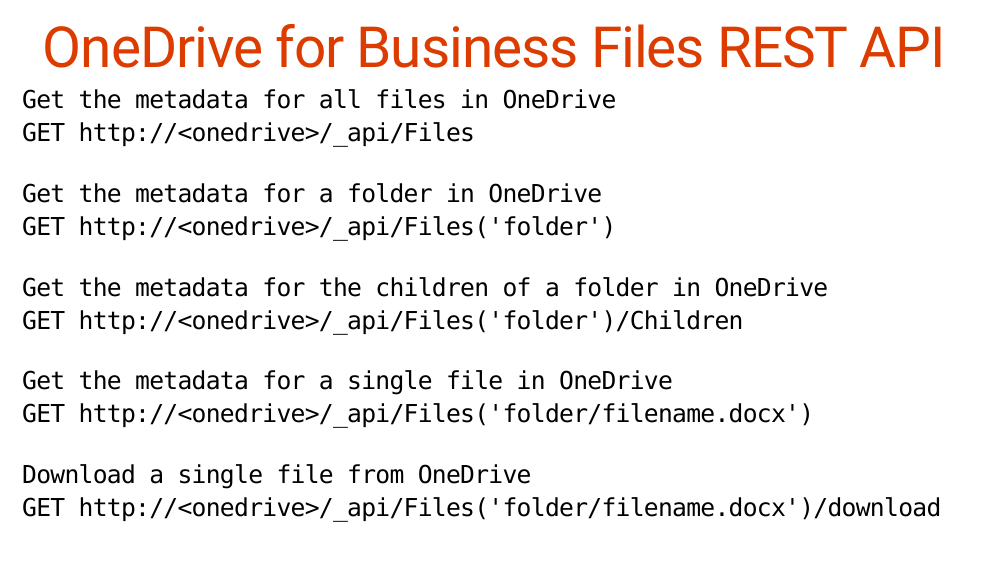
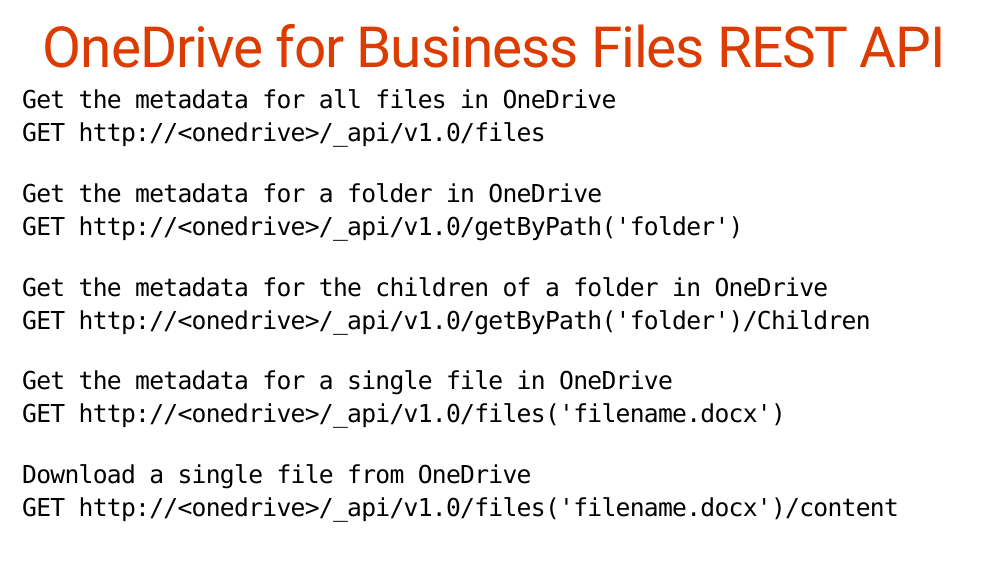
Before and after one commit to OfficeDev/TrainingContent, a slide deck: slide 18 of O3653-3 Deep Dive into Office 365 APIs for OneDrive for Business/O3653-3 Deep Dive into Office 365 APIs for OneDrive for Business.pptx. Drawn at 1008x567 pixels with LibreOffice and Linux fonts; fonts in the diff are those of the drawing. Boxes give left, top, right and bottom in pixels: in the first picture for what was removed or moved away, otherwise in the second. Text is boxed around its words. In the diff, an @@ line names an element or a change of style, - is before the commit and + after.

Commit message:
updated slides to match RTM SDK & REST APIs

```diff
--- a/O3653-3 Deep Dive into Office 365 APIs for OneDrive for Business/O3653-3 Deep Dive into Office 365 APIs for OneDrive for Business.pptx
+++ b/O3653-3 Deep Dive into Office 365 APIs for OneDrive for Business/O3653-3 Deep Dive into Office 365 APIs for OneDrive for Business.pptx
@@ text at (x1=22, y1=122, x2=546, y2=147): text changed @@
-GET http://<onedrive>/_api/Files
+GET http://<onedrive>/_api/v1.0/files
@@ text at (x1=22, y1=216, x2=744, y2=241): text changed @@
-GET http://<onedrive>/_api/Files('folder')
+GET http://<onedrive>/_api/v1.0/getByPath('folder')
@@ text at (x1=22, y1=310, x2=871, y2=335): text changed @@
-GET http://<onedrive>/_api/Files('folder')/Children
+GET http://<onedrive>/_api/v1.0/getByPath('folder')/Children
@@ text at (x1=22, y1=403, x2=786, y2=428): text changed @@
-GET http://<onedrive>/_api/Files('folder/filename.docx')
+GET http://<onedrive>/_api/v1.0/files('filename.docx')
@@ text at (x1=22, y1=497, x2=899, y2=522): text changed @@
-GET http://<onedrive>/_api/Files('folder/filename.docx')/download
+GET http://<onedrive>/_api/v1.0/files('filename.docx')/content
```
Also in this commit, not shown: 7 other slides changed.
